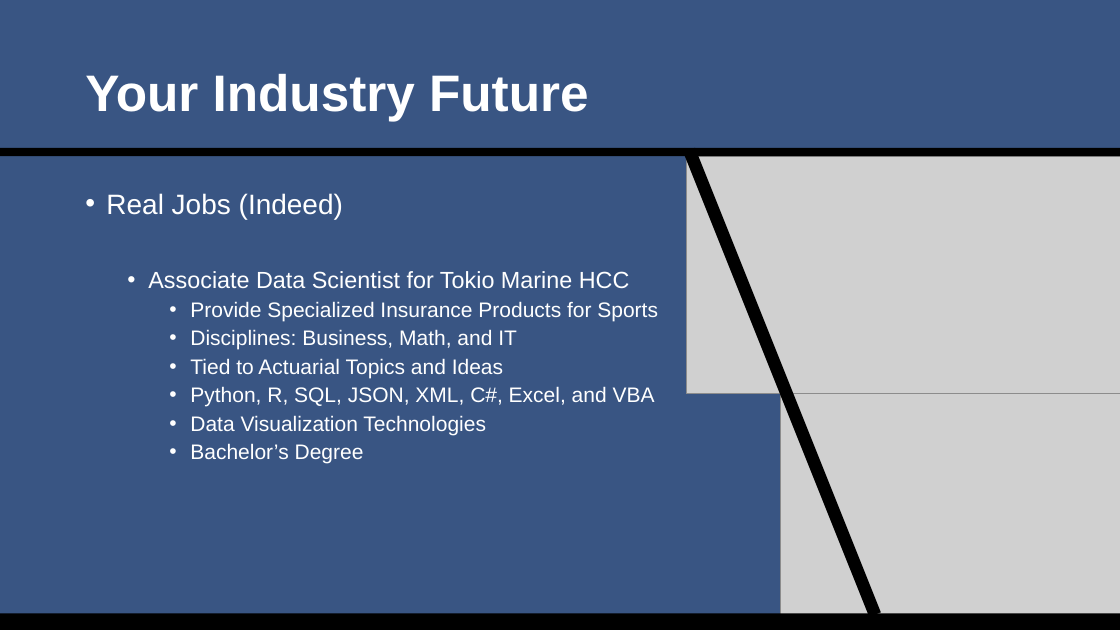
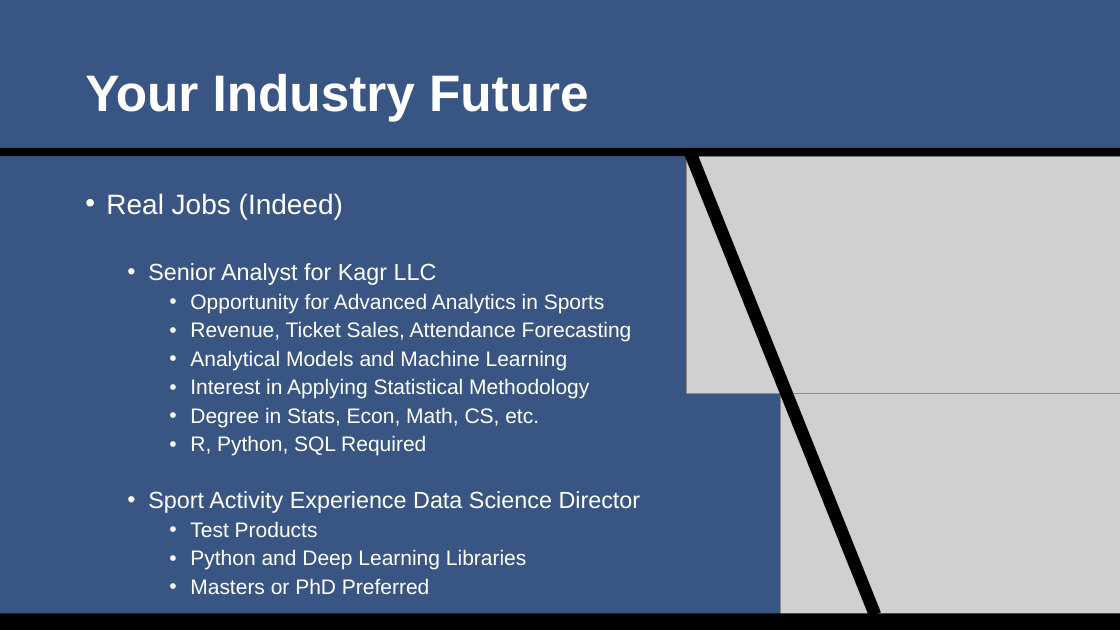
Before and after one commit to SuperMarioGiacomazzo/STOR538_WEBSITE, a slide deck: slide 16 of Slides/Sports Analytics 3/Sports_Analytics_3_Lecture.pptx (slide 17 before the commit). Drawn at 1120x630 pixels with LibreOffice and Linux fonts; fonts in the diff are those of the drawing; grey boxes stand for pictures. Boxes give left, top, right and bottom in pixels: in the first picture for what was removed or moved away, otherwise in the second. Text is boxed around its words. In the diff, an @@ line names an element or a change of style, - is before the commit and + after.

```diff
--- a/Slides/Sports Analytics 3/Sports_Analytics_3_Lecture.pptx
+++ b/Slides/Sports Analytics 3/Sports_Analytics_3_Lecture.pptx
@@ text at [148,263,641,594]: text changed @@
-  • Associate Data Scientist for Tokio Marine HCC
-    • Provide Specialized Insurance Products for Sports
-    • Disciplines: Business, Math, and IT
-    • Tied to Actuarial Topics and Ideas
-    • Python, R, SQL, JSON, XML, C#, Excel, and VBA
-    • Data Visualization Technologies
-    • Bachelor’s Degree
+  • Senior Analyst for Kagr LLC
+    • Opportunity for Advanced Analytics in Sports
+    • Revenue, Ticket Sales, Attendance Forecasting
+    • Analytical Models and Machine Learning
+    • Interest in Applying Statistical Methodology
+    • Degree in Stats, Econ, Math, CS, etc.
+    • R, Python, SQL Required
+  • Sport Activity Experience Data Science Director
+    • Test Products
+    • Python and Deep Learning Libraries
+    • Masters or PhD Preferred
```
Also in this commit, not shown: 4 other slides changed, 1 slide added, 2 slides removed, 5 other files.
